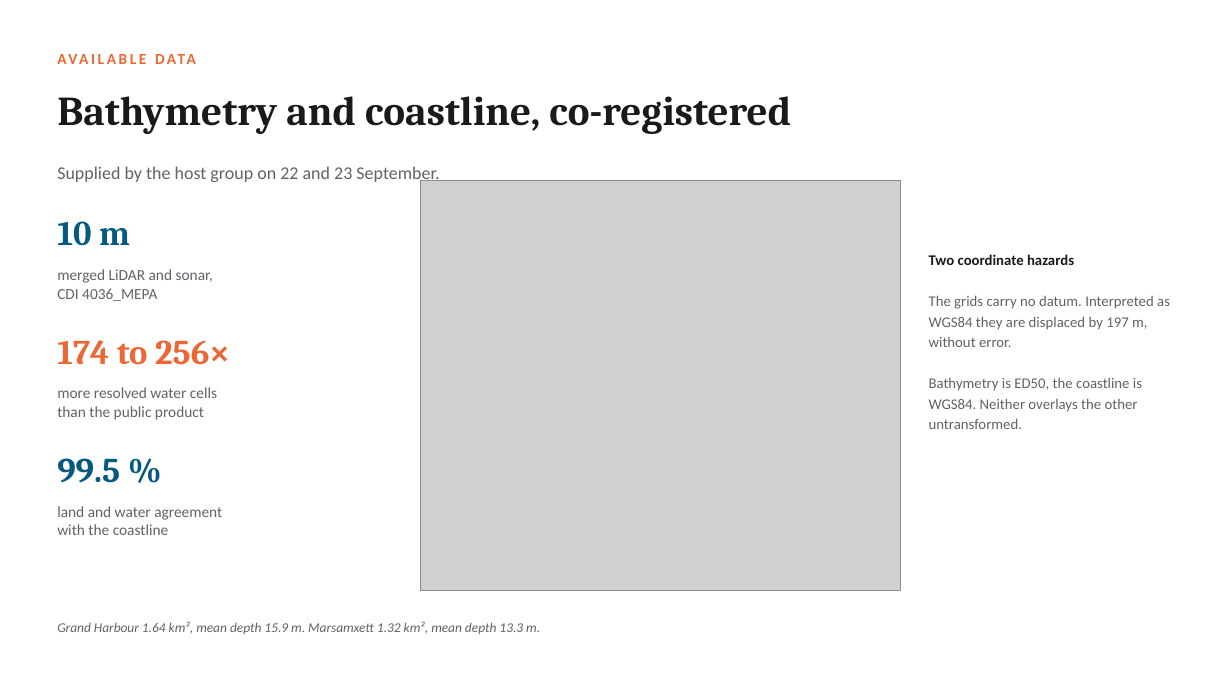
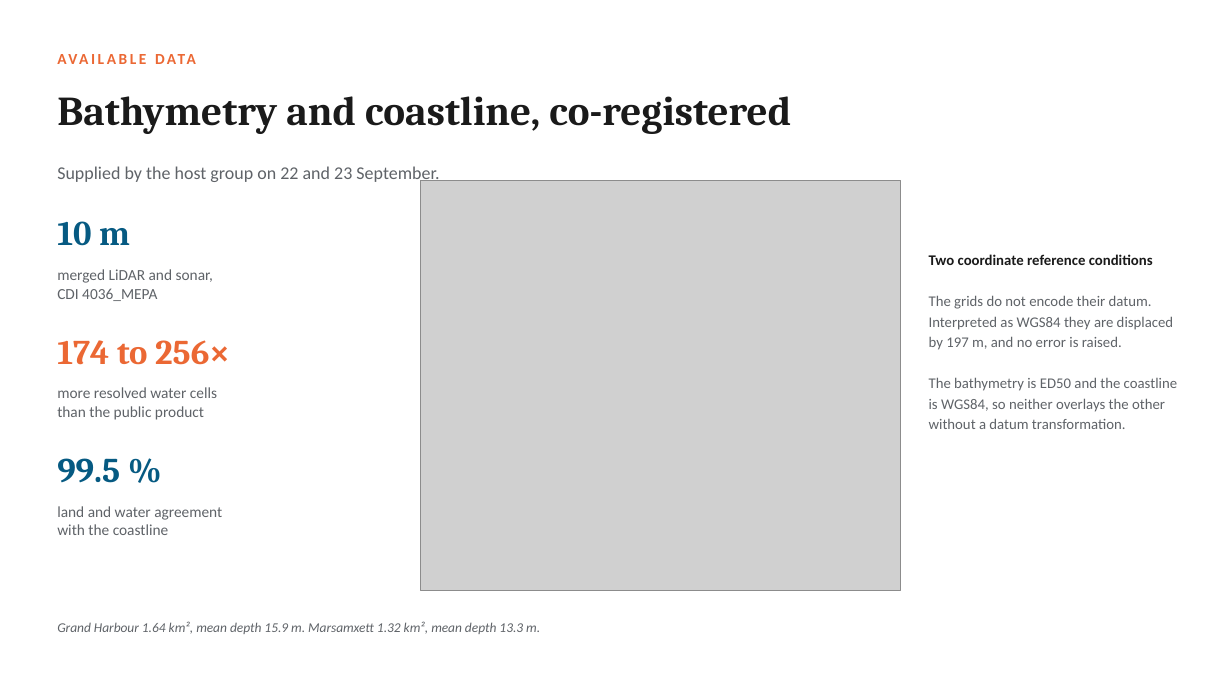
Before and after one commit to cicero-martins/MaltaDT, a slide deck: slide 3 of docs/valletta_model_concept_2026-09-25.pptx. Drawn at 1232x693 pixels with LibreOffice and Linux fonts; fonts in the diff are those of the drawing; grey boxes stand for pictures. Boxes give left, top, right and bottom in pixels: in the first picture for what was removed or moved away, otherwise in the second. Text is boxed around its words. In the diff, an @@ line names an element or a change of style, - is before the commit and + after.

```diff
--- a/docs/valletta_model_concept_2026-09-25.pptx
+++ b/docs/valletta_model_concept_2026-09-25.pptx
@@ text at [929, 254, 1177, 429]: text changed @@
-Two coordinate hazards
-The grids carry no datum. Interpreted as WGS84 they are displaced by 197 m, without error.
-Bathymetry is ED50, the coastline is WGS84. Neither overlays the other untransformed.
+Two coordinate reference conditions
+The grids do not encode their datum. Interpreted as WGS84 they are displaced by 197 m, and no error is raised.
+The bathymetry is ED50 and the coastline is WGS84, so neither overlays the other without a datum transformation.
```
Also in this commit, not shown: 6 other slides changed, 1 other file.
